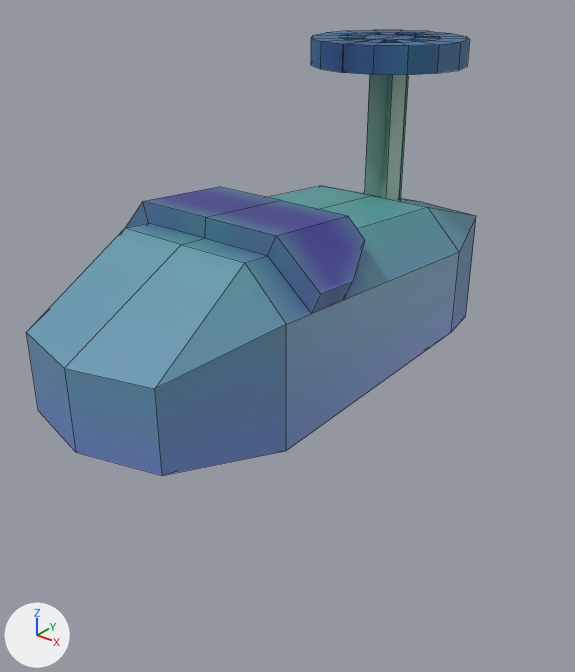
Before and after pictures for a commit that changed the FBX model Assets/Models/Maps/Rumpus Room/Car.fbx.
The view is the same before and after, from a 50 mm camera at (3.41, -4.16, 3.44) aimed at (0.07, 0.01, 0.85). Every picture has the same lights, and +X, +Y and +Z are marked at lower left. The older version comes first. Mesh edges are drawn as thin lines.
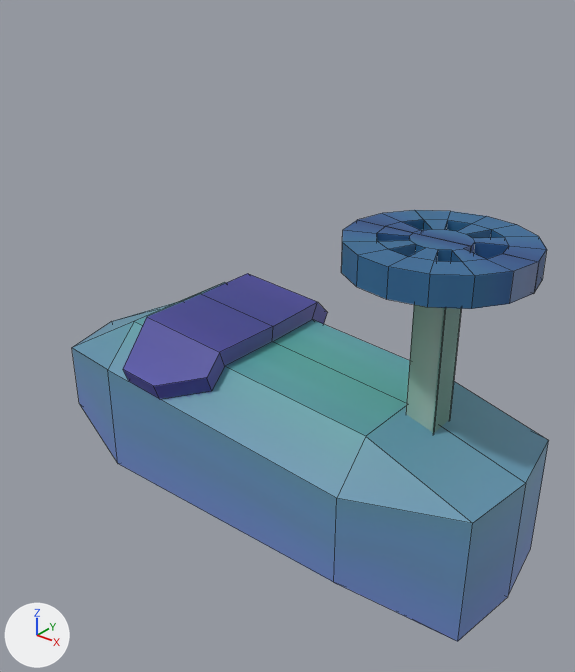
Where the change shows, as pixel boxes [x1, y1, x2, y2] in the pictures (575 x 672 px; the box of a moved part takes in the faces that stretch with it):
```json
{"object": "Cube.001", "change": "surface changed, reshaped, moved, turned", "before": [26, 30, 476, 475], "after": [72, 210, 549, 641]}
{"part": 1, "of": "me_cube_002", "change": "moved or reshaped", "before": [26, 186, 476, 475], "after": [72, 273, 549, 641]}
{"part": 2, "of": "me_cube_002", "change": "moved or reshaped", "before": [381, 75, 406, 200], "after": [406, 305, 461, 432]}
{"part": 3, "of": "me_cube_002", "change": "moved or reshaped", "before": [311, 30, 428, 72], "after": [359, 210, 547, 293]}
{"part": 4, "of": "me_cube_002", "change": "moved or reshaped", "before": [364, 74, 408, 200], "after": [432, 308, 460, 433]}
{"part": 5, "of": "me_cube_002", "change": "moved or reshaped", "before": [342, 31, 470, 75], "after": [341, 220, 539, 309]}
```

Edits to the scene script, one JSON object a line:
```json
{"op": "add", "block": "img_carbase_png", "code": ["img_carbase_png = load_image('CarBase.png', '../../../Textures/Maps/Rumpus Room/CarBase.png', 1024, 1024, 'sRGB')"]}
{"op": "set", "path": "mat_material_005.texture", "old": "img_cartexture_png", "new": "img_carbase_png"}
{"block": "me_cube_002", "where": "# used by ob_cube_001; location = (-0.012, 0.15, 0.992); rotation_euler = (0.0, 0.0, -3.133), in degrees (0, 0, -180); scale = (0.895, 1.88, 0.895)"}
{"op": "remove", "block": "me_cube_002", "code": "me_cube_002.from_pydata(...)  # 172 vertices, 146 faces; spans x -0.98..0.98, y -1.04..1.08, z -0.73..2.06"}
{"op": "add", "block": "me_cube_002", "code": "me_cube_002.from_pydata(...)  # 172 vertices, 146 faces; spans x -0.96..0.99, y -1.06..1.06, z -0.71..2.08"}
{"block": "me_cube_002", "change": "me_cube_002 part 1: the loose piece of 56 vertices spanning x -0.98..0.98, y -1.04..1.08, z -0.73..1.05 is moved by (0.02, -0.02, 0.02)"}
{"block": "me_cube_002", "change": "me_cube_002 part 2: the loose piece of 6 vertices spanning x -0.11..0.13, y -0.72..-0.6, z 0.57..1.88 is moved by (0.02, -0.02, 0.02)"}
{"block": "me_cube_002", "change": "me_cube_002 part 3: the loose piece of 52 vertices spanning x 0.0..0.67, y -0.98..-0.32, z 1.85..2.06 is moved by (0.02, -0.02, 0.02)"}
{"block": "me_cube_002", "change": "me_cube_002 part 4: the loose piece of 6 vertices spanning x -0.13..0.11, y -0.72..-0.6, z 0.57..1.88 is moved by (0.02, -0.02, 0.02)"}
{"block": "me_cube_002", "change": "me_cube_002 part 5: the loose piece of 52 vertices spanning x -0.67..0.0, y -0.98..-0.32, z 1.85..2.06 is moved by (0.02, -0.02, 0.02)"}
{"op": "set", "path": "ob_cube_001.location", "old": "(-0.012, 0.15, 0.992)", "new": "(0.0, 0.0, 0.0)"}
{"op": "set", "path": "ob_cube_001.rotation_euler", "old": "(0.0, 0.0, -3.133)", "new": "(-0.0000318, 0.0, 1.568)", "note": "degrees (0, 0, -180) -> degrees (0, 0, 90)"}
```
